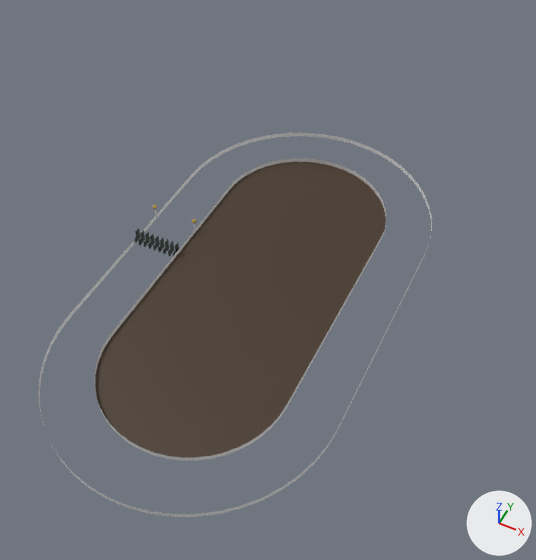
An edit to the FBX model Assets/Models/Addons.fbx, drawn before and after from the same camera.
The view is the same before and after, from a 50 mm lens placed at (101.0, -189.0, 243.0), pointed at (-5.0, 24.0, -23.0). Arrows for +X, +Y and +Z are at lower right; the lights stay in place.
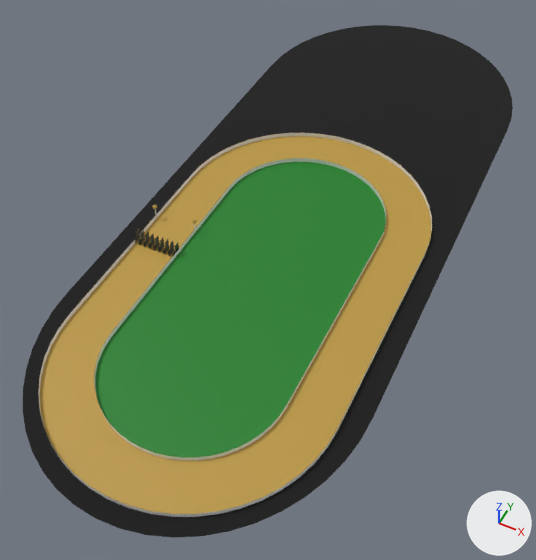
What differs and where, as boxes (x1, y1, x2, y2) in the pictures (536 x 560 px):
'Cylinder', reshaped (24% wider, 34% taller)
    before: (38, 133, 432, 517)
    after: (23, 25, 513, 538)
'BézierCircle.004', added
    after: (40, 136, 431, 514)
part 1 of me_cylinder, added (black)
    after: (23, 25, 513, 538)
part 2 of me_cylinder, recoloured (brown to green)
    both: (95, 162, 386, 458)

The edits, one by one:
Material 'Pavement' (mat_pavement) is new.
Its base color is (0.00669, 0.00669, 0.00669) (black #131313).
Its roughness is 1.0.
Material 'Leaves' (mat_leaves) is new.
Its base color is (0.00963, 0.214, 0.0179) (green #197f24).
me_cylinder is used by ob_cylinder; location (0.0, 0.0, 0.0).
me_cylinder had 634 vertices, 455 faces and spanned x -62.0..61.0, y -111.0..111.0, z 0.0..8.0.
me_cylinder now has 706 vertices, 456 faces and spans x -70.0..70.0, y -118.0..237.0, z 0.0..8.0.
me_cylinder part 1: a new loose piece of 72 vertices spanning x -70.0..70.0, y -118.0..237.0, z 0.0, in mat_pavement (black #131313).
me_cylinder part 2: 1 face spanning x -39.0..39.0, y -89.0..89.0, z 0.0 switches from mat_dirt (brown #443323) to mat_leaves (green #197f24).
me_cylinder no longer uses material mat_dirt (brown #443323).
me_cylinder now uses material mat_pavement (black #131313).
me_cylinder now uses material mat_leaves (green #197f24).
Mesh me_béziercircle_004 is new.
It has 2664 vertices, 2592 faces and spans x -61.0..61.0, y -111.0..111.0, z 0.0.
It uses material mat_material (yellow #bb9841).
Object 'BézierCircle.004' (ob_béziercircle_004) is new; it shows me_béziercircle_004.
Its location is (0.0, -0.1, 0.0).
